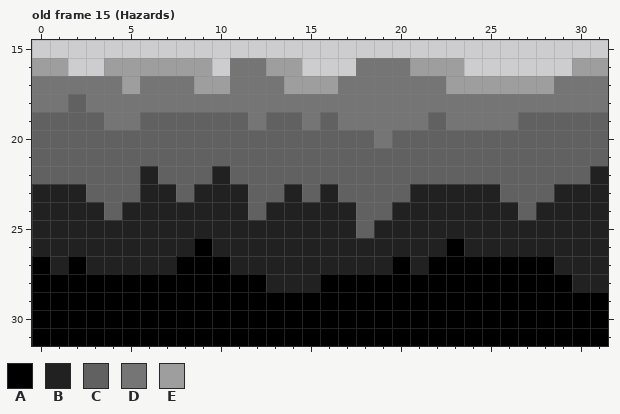
Two versions of one pixel-art file, dots/Aseprite drawings/TileSheet.aseprite. Above, as it was before the edit.
32x32 pixels, 19 frames. Shown: old frame 15 (Hazards): x 0..31, y 15..31. The commit also changed other frames, which this record leaves out.
Palette (. is transparent): A #000000  B #212121  C #616161  D #757575  E #9e9e9e
Pixels before, old frame 15 (Hazards), first column x 0:
16 EE..EEEEEE.DDEE...DDDEEE......EE
17 DDDDDEDDDEEDDDEEEDDDDDDEEEEEEDDD
18 DDCDDDDDDDDDDDDDDDDDDDDDDDDDDDDD
19 CCCCDDCCCCCCDCCDCDDDDDCDDDDCCCCC
20 CCCCCCCCCCCCCCCCCCCDCCCCCCCCCCCC
21 CCCCCCCCCCCCCCCCCCCCCCCCCCCCCCCC
22 CCCCCCBCCCBCCCCCCCCCCCCCCCCCCCCB
23 BBBCCCBBCBBBCCBCBCCCCBBBBBCCCBBB
24 BBBBCBBBBBBBCBBBBBCCBBBBBBBCBBBB
25 BBBBBBBBBBBBBBBBBBCBBBBBBBBBBBBB
26 BBBBBBBBBABBBBBBBBBBBBBABBBBBBBB
27 ABABBBBBAAABBBBBBBBBABAAAAAAABBB
28 AAAAAAAAAAAAABBBAAAAAAAAAAAAAABB
29 AAAAAAAAAAAAAAAAAAAAAAAAAAAAAAAA
30 AAAAAAAAAAAAAAAAAAAAAAAAAAAAAAAA
31 AAAAAAAAAAAAAAAAAAAAAAAAAAAAAAAA
And afterwards:
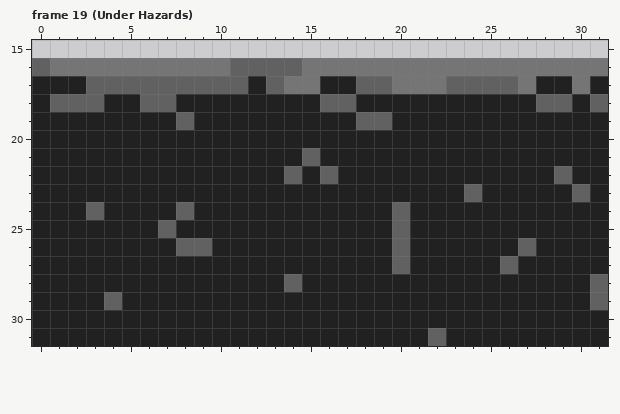
A new or re-ordered frame is compared with the old frame closest to it.
From old to new:
frames re-ordered
Changed rows in their new state; - is an unchanged pixel.
Frame 19 (Under Hazards) against old frame 15 (Hazards):
first column x 0:
16 CDDDDDDDDDDCCCCDDD---DDDDDDDDDDD
17 BBBCCCCCCCCCBCDDBBCC---CCCCDBB-B
18 BC-CBBCCBBBBBBBBCCBBBBBBBBBBCCBC
19 BBBBBBBB-BBBBBBBBBCCBBBBBBBBBBBB
20 BBBBBBBBBBBBBBBBBBBBBBBBBBBBBBBB
21 BBBBBBBBBBBBBBB-BBBBBBBBBBBBBBBB
22 BBBBBB-BBB-BBB-B-BBBBBBBBBBBB-B-
23 ---BBB--B---BB-B-BBBB---C-BBB-C-
24 ---CB---C---B-----BBC------B----
25 -------C----------B-C-----------
26 --------CC----------C--B---C----
27 B-B-----BBB---------C-BBBBCBB---
28 BBBBBBBBBBBBB-C-BBBBBBBBBBBBBB-C
29 BBBBCBBBBBBBBBBBBBBBBBBBBBBBBBBC
30 BBBBBBBBBBBBBBBBBBBBBBBBBBBBBBBB
31 BBBBBBBBBBBBBBBBBBBBBBCBBBBBBBBB
Boxes around the changes in both pictures, in picture pixels (x1, y1, x2, y2):
changed: (32, 58, 608, 346)
